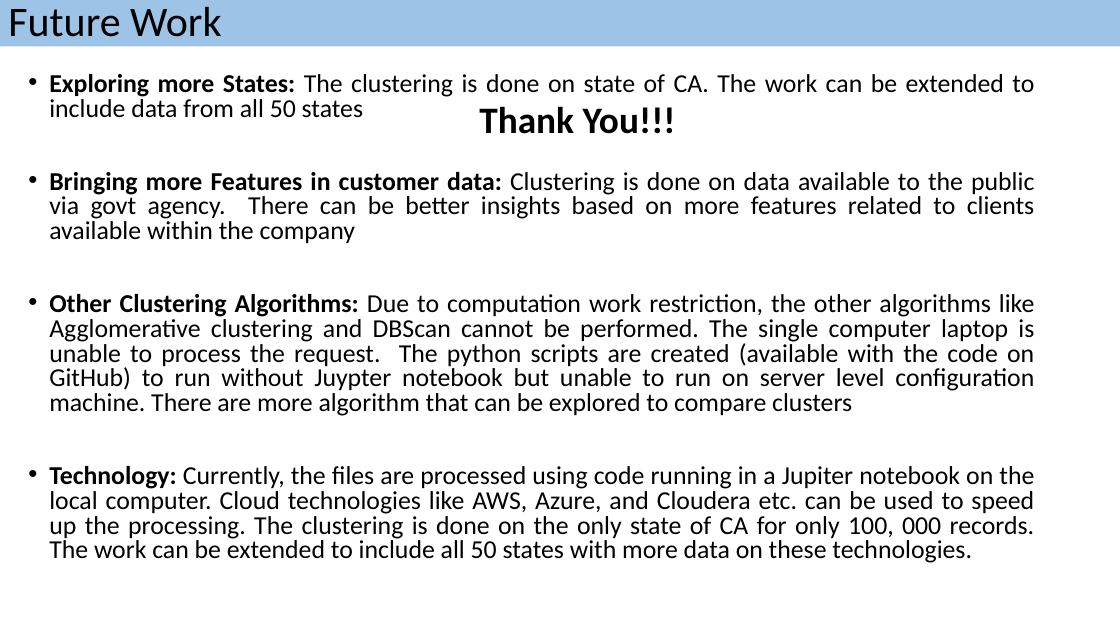
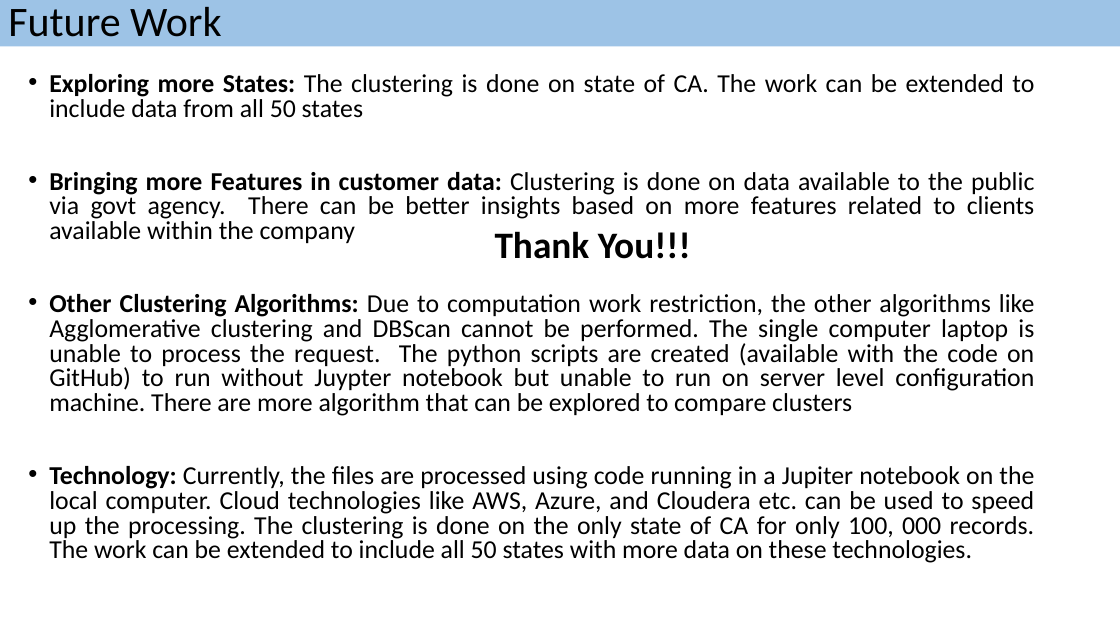
Before and after one commit to saurabhspundir/MortgageCustomerSegmentation, a slide deck: slide 25 of MortgageCustomerSegmentationSlides.pptx (slide 18 before the commit). Drawn at 1120x630 pixels with LibreOffice and Linux fonts; fonts in the diff are those of the drawing; background and template pictures are left out. Boxes give left, top, right and bottom in pixels: in the first picture for what was removed or moved away, otherwise in the second. Text is boxed around its words. In the diff, an @@ line names an element or a change of style, - is before the commit and + after.

```diff
--- a/MortgageCustomerSegmentationSlides.pptx
+++ b/MortgageCustomerSegmentationSlides.pptx
@@ title "Thank You!!!": place and size @@
-title "Thank You!!!" at box(479, 106, 676, 134)
+title "Thank You!!!" at box(495, 231, 691, 259)
```
Also in this commit, not shown: 8 other slides changed, 7 slides added.
